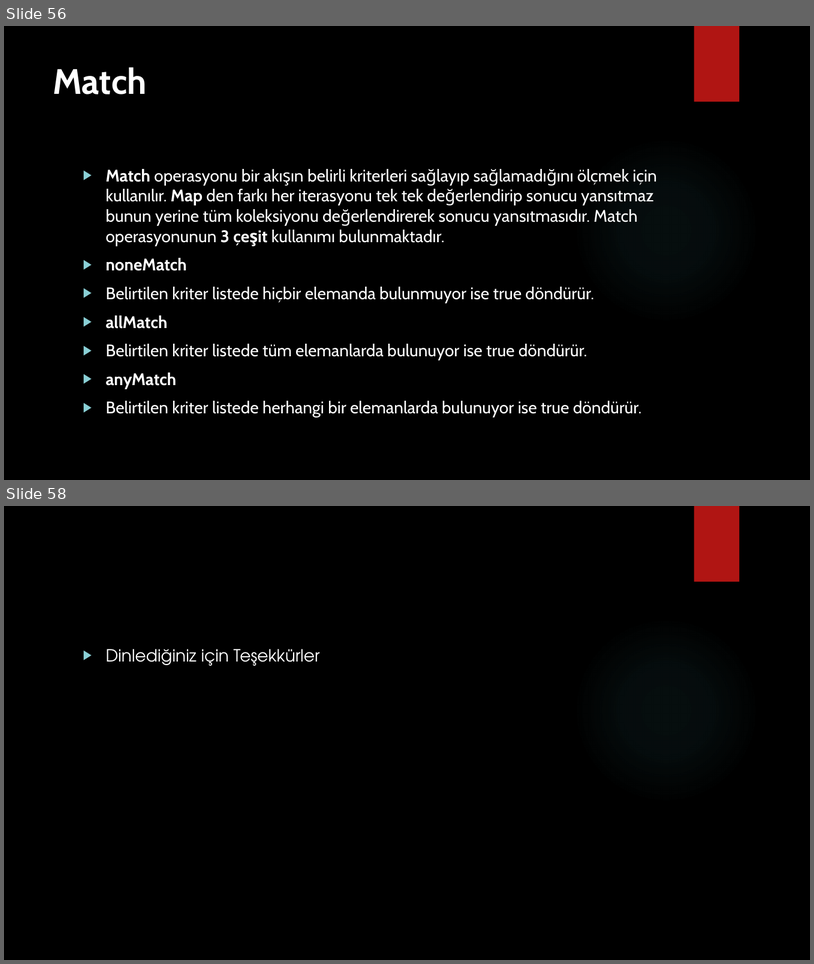
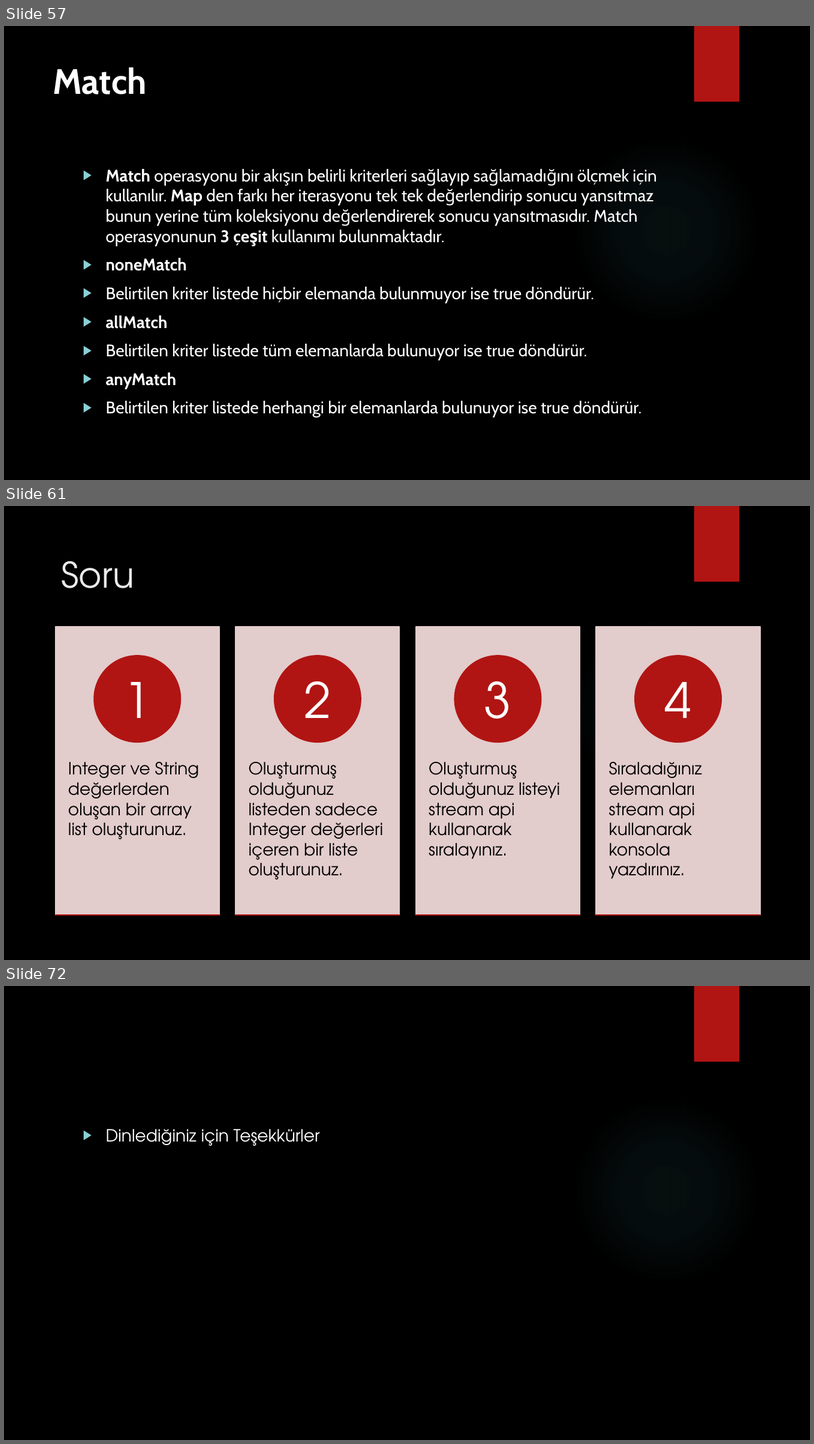
Before and after one commit to burakduman-bilgeadam/sunum, a slide deck: collection/Collections.pptx. Shown one above the other, each under a label of ours: slides 56 and 58 before the commit, slides 57, 61 and 72 after it; the slides between them are not shown. The pictures are 814x964 and 814x1444 pixels, drawn with LibreOffice and Linux fonts; fonts in the diff are those of the drawing; background and template pictures are left out. Boxes give left, top, right and bottom in pixels: in the first picture for what was removed or moved away, otherwise in the second. Text is boxed around its words. In the diff, an @@ line names an element or a change of style, - is before the commit and + after.

```diff
--- a/collection/Collections.pptx
+++ b/collection/Collections.pptx
@@ slide 61 added at <box>4,506,810,960</box>, background picture (left out); not listed: 2 template elements that a slide beside it also shows @@
@@ title added at <box>62,561,134,588</box>, 42 pt, text #EBEBEB @@
+Soru
@@ group added at <box>56,627,761,915</box>: 8 rectangles, 8 texts, 4 ellipses @@
+1
+2
+3
+4
+Integer ve String değerlerden oluşan bir array list oluşturunuz.
+Oluşturmuş olduğunuz listeden sadece Integer değerleri içeren bir liste oluşturunuz.
+Oluşturmuş olduğunuz listeyi stream api kullanarak sıralayınız.
+Sıraladığınız elemanları stream api kullanarak konsola yazdırınız.
@@ what was slide 56 is now slide 57 @@
@@ what was slide 58 is now slide 72 @@
```
Also in this commit, not shown: 2 slides changed, 13 other slides added, 1 other file.
